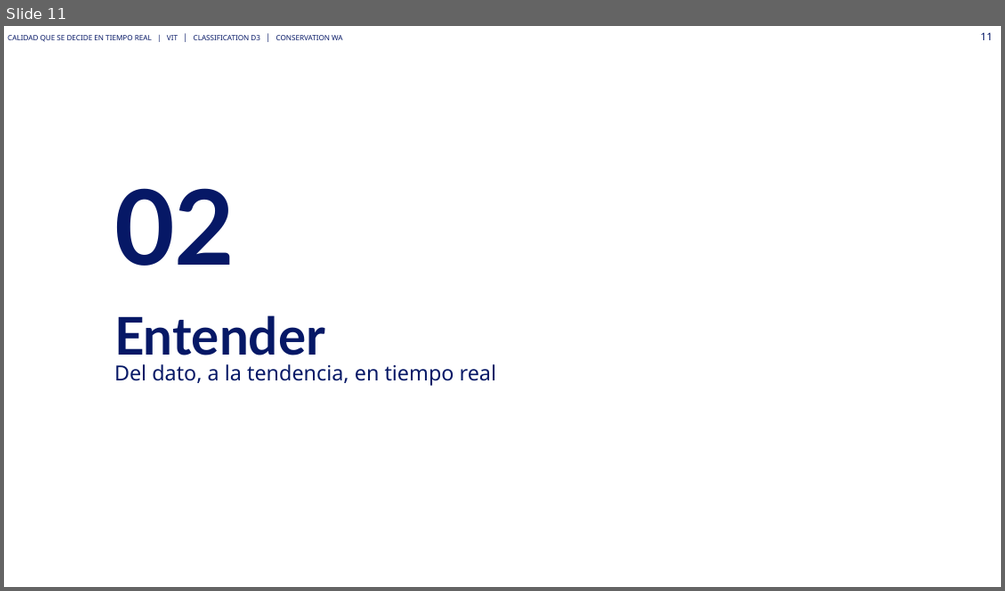
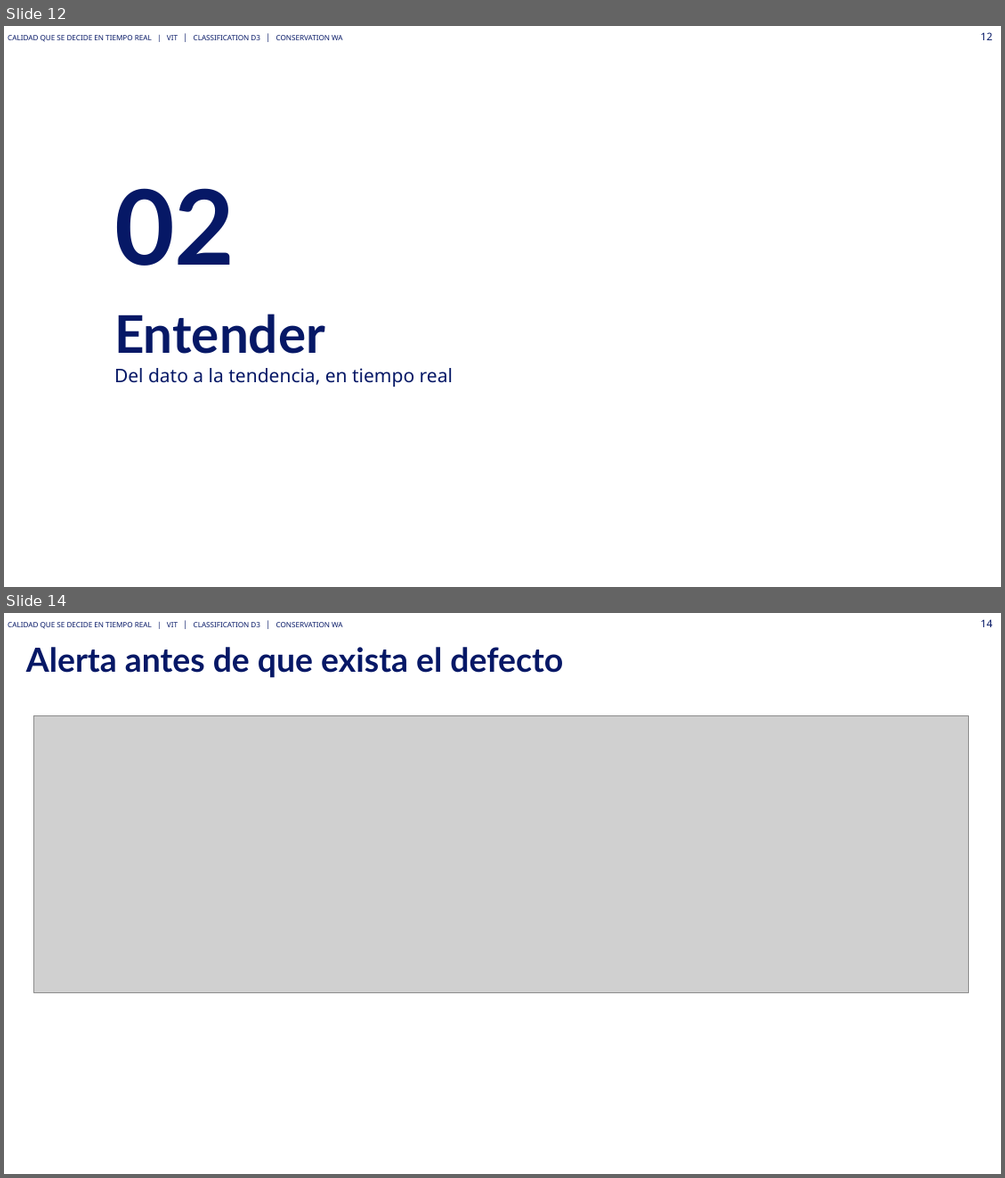
Before and after one commit to Asierenux/blank-app, a slide deck: presentaciones/Michelin_Hyundai_Fabricacion_Digital_ES_plantilla2026.pptx. Shown one above the other, each under a label of ours: slide 11 before the commit, slides 12 and 14 after it; the slides between them are not shown. The pictures are 1005x591 and 1005x1178 pixels, drawn with LibreOffice and Linux fonts; fonts in the diff are those of the drawing; grey boxes stand for pictures; background and template pictures are left out. Boxes give left, top, right and bottom in pixels: in the first picture for what was removed or moved away, otherwise in the second. Text is boxed around its words. In the diff, an @@ line names an element or a change of style, - is before the commit and + after.

```diff
--- a/presentaciones/Michelin_Hyundai_Fabricacion_Digital_ES_plantilla2026.pptx
+++ b/presentaciones/Michelin_Hyundai_Fabricacion_Digital_ES_plantilla2026.pptx
@@ slide 14 added at box(4, 613, 1001, 1174), background #FFFFFF; not listed: 2 template elements that a slide beside it also shows @@
@@ title added at box(26, 647, 563, 678), 32 pt, text #061866, bold @@
+Alerta antes de que exista el defecto
@@ picture added at box(34, 716, 969, 992) @@
@@ what was slide 11 is now slide 12 @@
@@ slide 12 changed as well @@
@@ page number at box(980, 32, 992, 40): text changed @@
-11
+12
@@ title at box(114, 368, 453, 386): text changed; size 20 to 18 pt @@
-Del dato, a la tendencia, en tiempo real
+  Del dato a la tendencia, en tiempo real
```
Also in this commit, not shown: 23 other slides changed, 1 other slide added, 2 slides removed, 1 other file.
